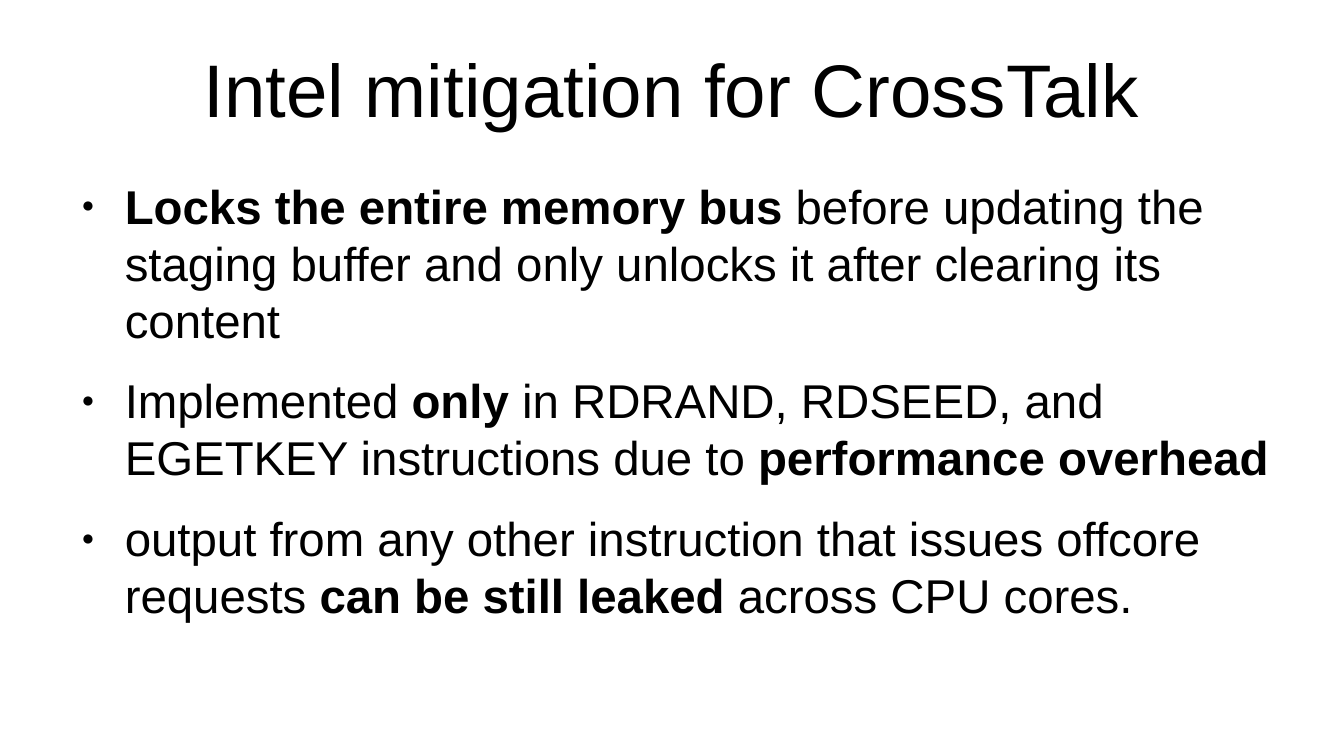
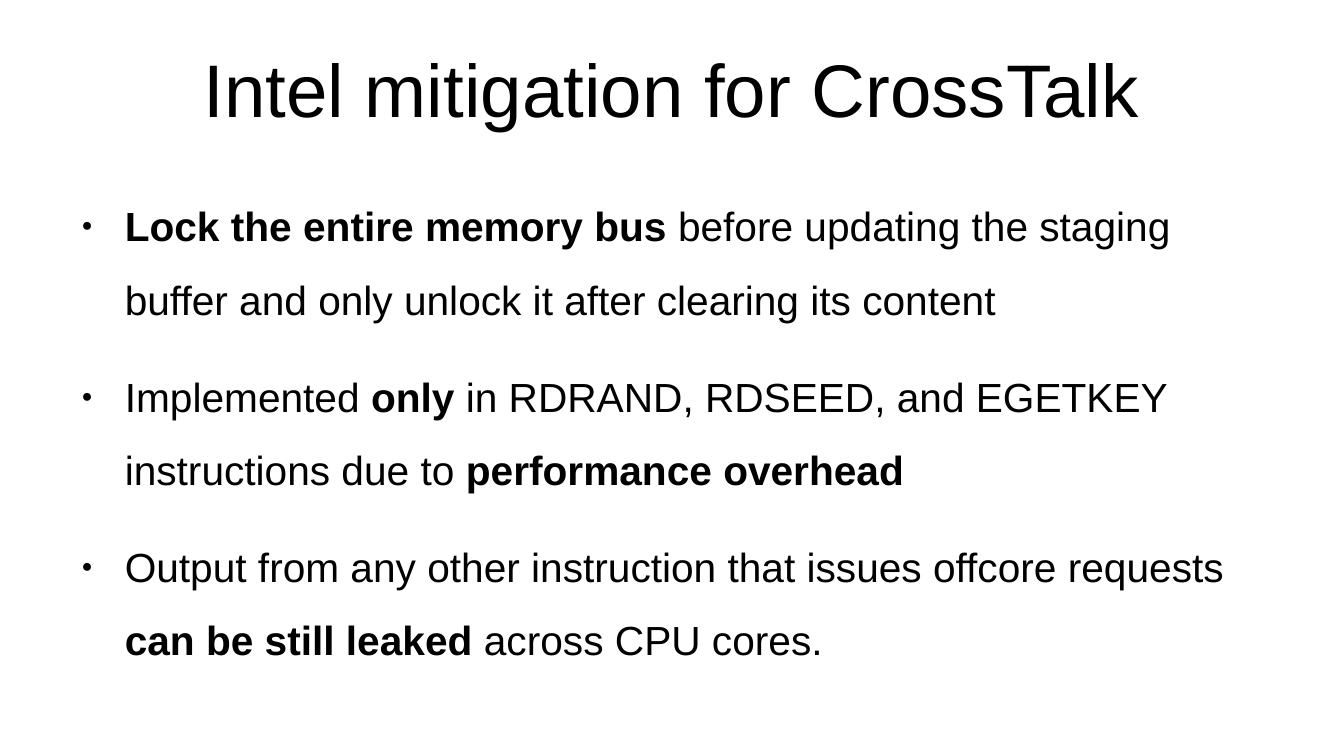
Before and after one commit to Rijndael99/hw_vulnerabilities, a slide deck: slide 13 of presentation1.pptx. Drawn at 1344x756 pixels with LibreOffice and Linux fonts; fonts in the diff are those of the drawing. Boxes give left, top, right and bottom in pixels: in the first picture for what was removed or moved away, otherwise in the second. Text is boxed around its words. In the diff, an @@ line names an element or a change of style, - is before the commit and + after.

Commit message:
Fix typos and formatting

```diff
--- a/presentation1.pptx
+++ b/presentation1.pptx
@@ text at (125, 211, 1170, 322): text changed; size 28 to 24 pt @@
-● Locks the entire memory bus before updating the staging buffer and only unlocks it after clearing its content
+● Lock the entire memory bus before updating the staging buffer and only unlock it after clearing its content
@@ text at (125, 382, 1168, 493): size 28 to 24 pt in "Implemented only in RDRAND, RDSEED, and EGETKEY ..."; line spacing 1 to 1.5 @@
@@ text at (125, 552, 1224, 656): text changed; size 28 to 24 pt @@
-● output from any other instruction that issues offcore requests can be still leaked across CPU cores.
+● Output from any other instruction that issues offcore requests can be still leaked across CPU cores.
```
Also in this commit, not shown: 3 other slides changed.
